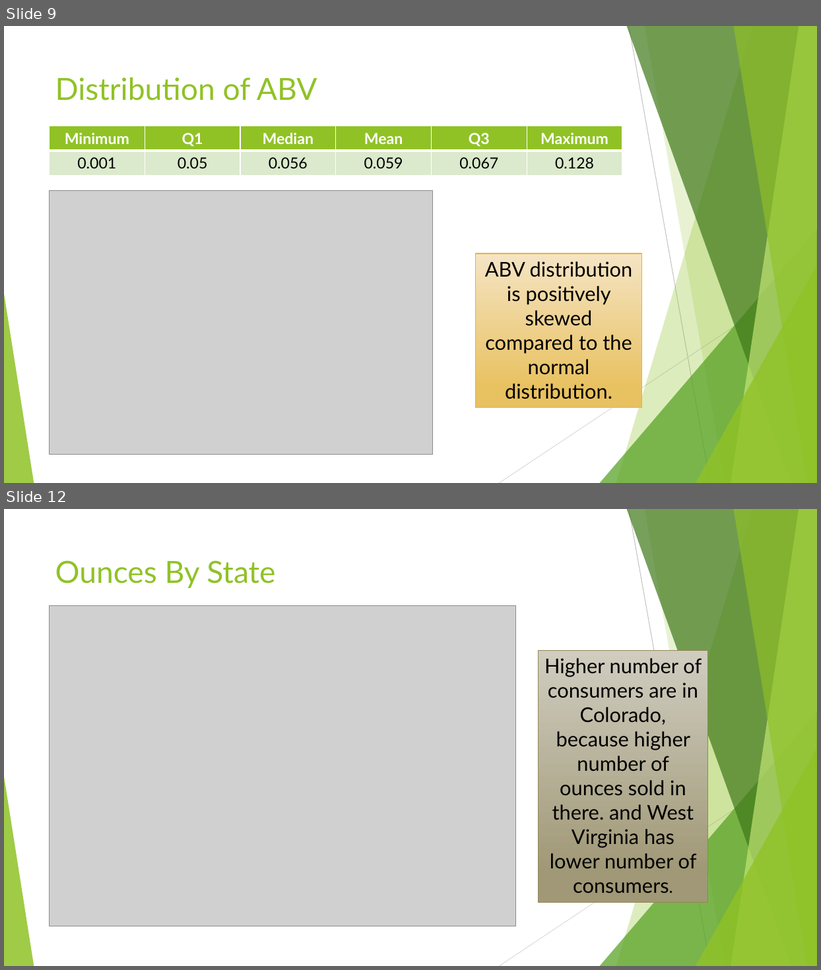
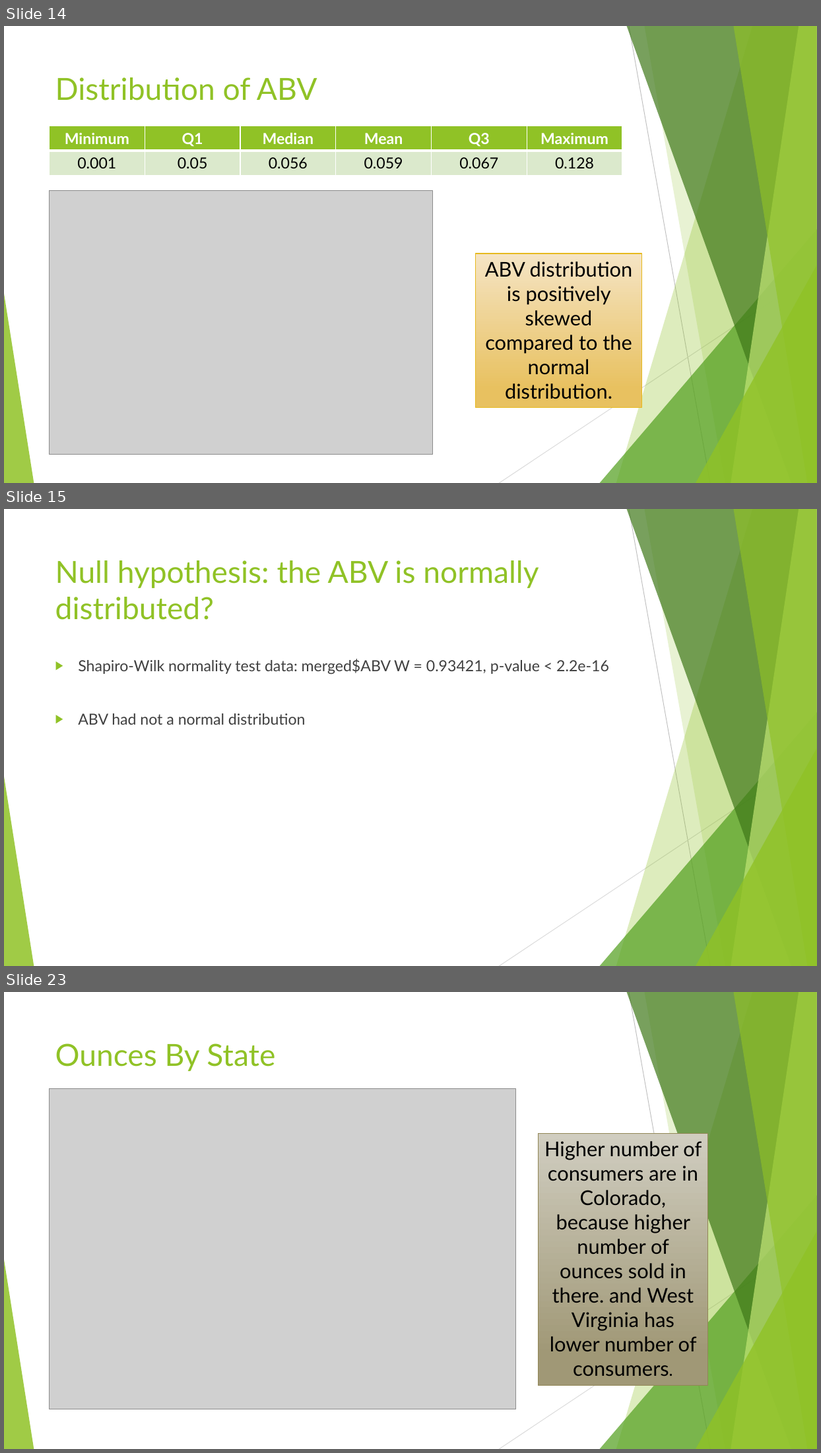
Before and after one commit to Omehrpour/R_proj_beer_market-, a slide deck: CaseStudy01.pptx. Shown one above the other, each under a label of ours: slides 9 and 12 before the commit, slides 14, 15 and 23 after it; the slides between them are not shown. The pictures are 821x970 and 821x1453 pixels, drawn with LibreOffice and Linux fonts; fonts in the diff are those of the drawing; grey boxes stand for pictures. Boxes give left, top, right and bottom in pixels: in the first picture for what was removed or moved away, otherwise in the second. Text is boxed around its words. In the diff, an @@ line names an element or a change of style, - is before the commit and + after.

```diff
--- a/CaseStudy01.pptx
+++ b/CaseStudy01.pptx
@@ slide 15 added at (x1=4, y1=509, x2=817, y2=966), background #FFFFFF; not listed: 10 template elements that a slide beside it also shows @@
@@ title added at (x1=55, y1=560, x2=539, y2=620), 36 pt, text #90C226 @@
+Null hypothesis: the ABV is normally distributed?
@@ text added at (x1=78, y1=659, x2=609, y2=725), 18 pt, text #404040 @@
+▶ Shapiro-Wilk normality test data: merged$ABV W = 0.93421, p-value < 2.2e-16
+▶ ABV had not a normal distribution
@@ what was slide 9 is now slide 14 @@
@@ what was slide 12 is now slide 23 @@
```
Also in this commit, not shown: 3 slides changed, 13 other slides added, 1 slide removed.
